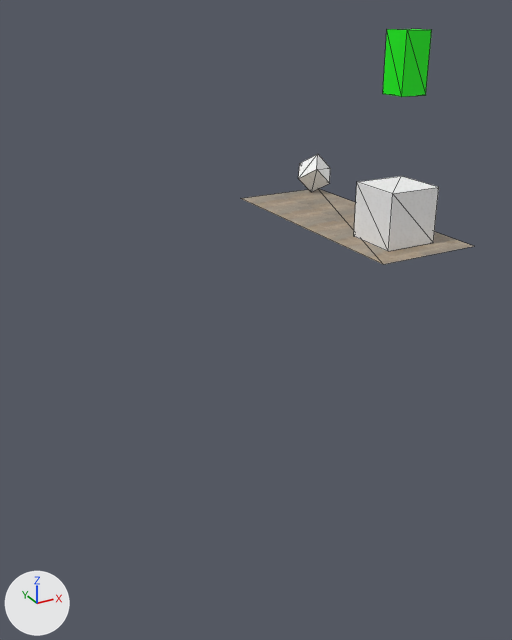
One commit to the glTF model resources/models/mall/mall.gltf: the scene before it, then after it.
Both versions are drawn from a 50 mm lens placed at (-16.2, -22.2, 7.6), pointed at (-4.4, -0.9, -3.0). Every picture has the same lights, and +X, +Y and +Z are marked at lower left. Mesh edges are drawn as thin lines. Where no turn or scale is listed for an object, it has been applied to the vertices.

Script lines for the objects in view, before the commit:
```python
me_cube = bpy.data.meshes.new('Cube')
me_cube.from_pydata(...)  # a box spanning x -1.0..1.0, y -1.0..1.0, z -1.0..1.0
me_cube.materials.append(mat_white_tiles)  # picture img_tiles107_1k_color
me_cube_002 = bpy.data.meshes.new('Cube.002')
me_cube_002.from_pydata(...)  # 8 vertices, 12 faces; spans x -0.85..0.85, y -0.71..0.71, z -0.85..0.85
me_cube_002.materials.append(mat_white_tiles)  # picture img_tiles107_1k_color
me_plane = bpy.data.meshes.new('Plane')
me_plane.from_pydata(...)  # 4 vertices, 2 faces; spans x -2.0..2.0, y -5.0..5.0, z 0.0
me_plane.materials.append(mat_tile)  # picture img_floor_tiles_02_diff_1k
ob_cube = bpy.data.objects.new('Cube', me_cube)
ob_cube.location = (0.0, -3.0, 1.0)
ob_cube_002 = bpy.data.objects.new('Cube.002', me_cube_002)
ob_cube_002.location = (1.52, 4.53, 0.83)
ob_plane = bpy.data.objects.new('Plane', me_plane)
ob_plane.location = (0.0, 0.0, 0.0)
# also in view: 'Cube.001' at (0.0, -3.0, 6.0)
```
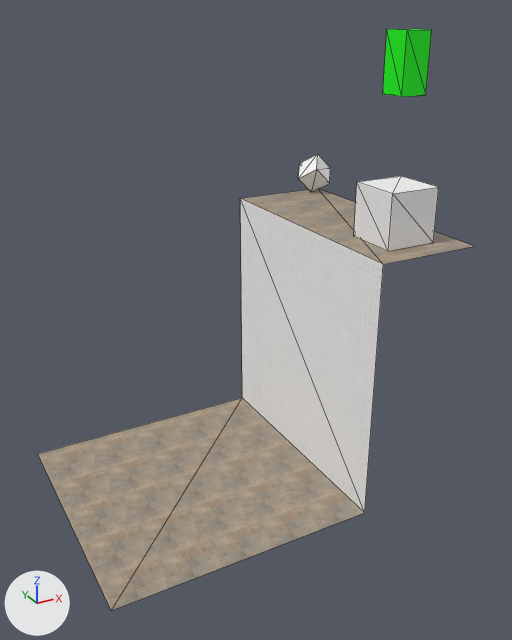
Where the change shows, as pixel boxes (x1, y1, x2, y2) in the pictures (512 x 640 px):
'Plane.001', added (beige)
    after: (38, 398, 364, 611)
'Plane.002', added
    after: (240, 198, 383, 513)

Diff of the bpy script that builds the scene:
```diff
--- a/resources/models/mall/mall.gltf.py
+++ b/resources/models/mall/mall.gltf.py
@@ me_plane_002 @@
+me_plane_002.from_pydata(...)  # 4 vertices, 2 faces; spans x 0.0, y -5.0..5.0, z -5.0..5.0
+me_plane_002.materials.append(mat_white_tiles)  # picture img_tiles107_1k_color
@@ me_plane_001 @@
+me_plane_001.from_pydata(...)  # 4 vertices, 2 faces; spans x -5.0..5.0, y -5.0..5.0, z 0.0
+me_plane_001.materials.append(mat_tile)  # picture img_floor_tiles_02_diff_1k
@@ ob_plane_002 @@
+ob_plane_002 = bpy.data.objects.new('Plane.002', me_plane_002)
+ob_plane_002.location = (-2.0, 0.0, -5.0)
@@ ob_plane_001 @@
+ob_plane_001 = bpy.data.objects.new('Plane.001', me_plane_001)
+ob_plane_001.location = (-7.0, 0.0, -10.0)
```
